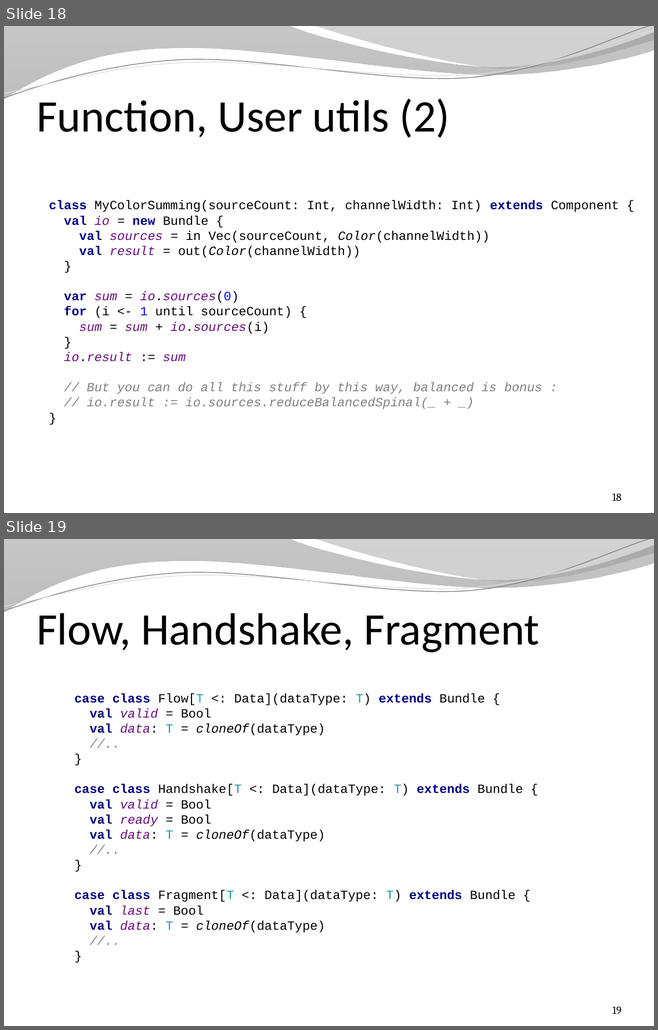
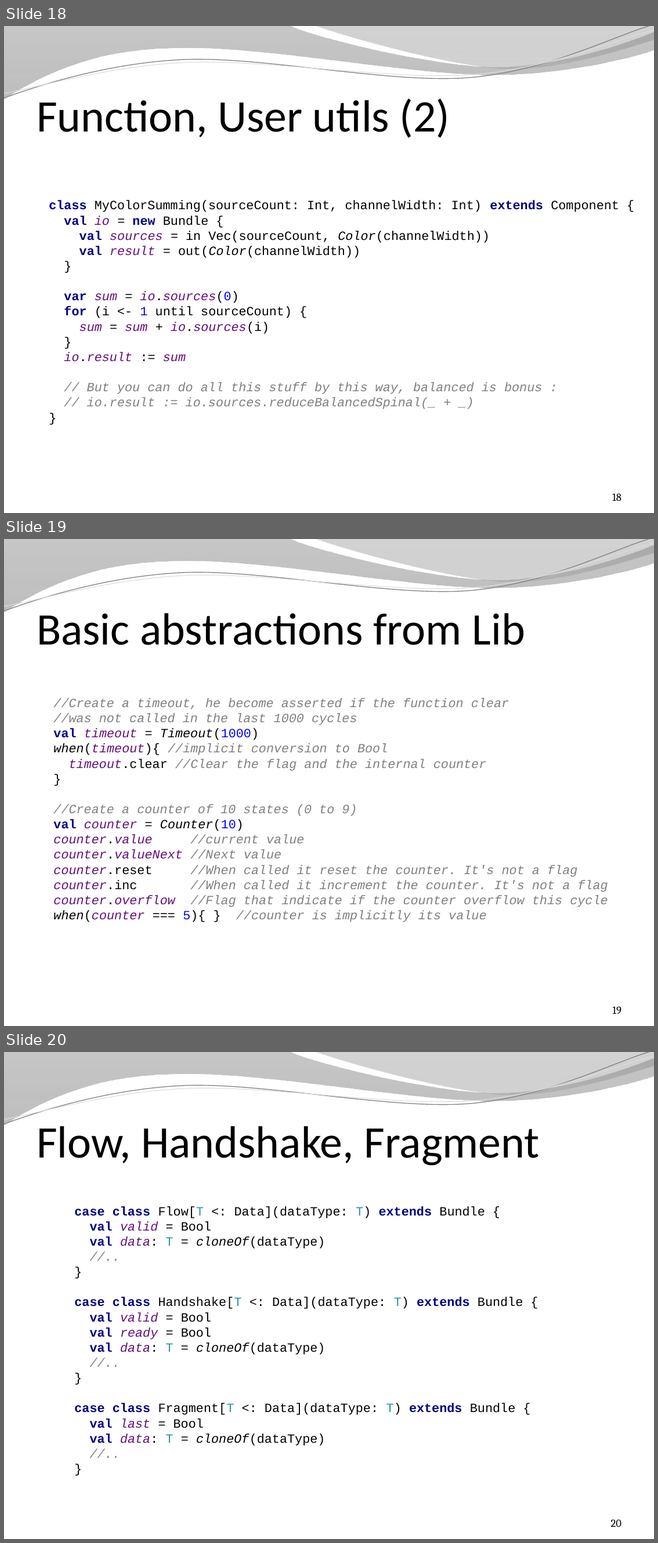
Before and after one commit to SpinalHDL/SpinalDoc, a slide deck: presentation/en/presentaion.pptx. Shown one above the other, each under a label of ours: slides 18 and 19 before the commit, slides 18, 19 and 20 after it. The pictures are 658x1030 and 658x1543 pixels, drawn with LibreOffice and Linux fonts; fonts in the diff are those of the drawing; background and template pictures are left out. Boxes give left, top, right and bottom in pixels: in the first picture for what was removed or moved away, otherwise in the second. Text is boxed around its words. In the diff, an @@ line names an element or a change of style, - is before the commit and + after.

Commit message:
add Timeout and counter

```diff
--- a/presentation/en/presentaion.pptx
+++ b/presentation/en/presentaion.pptx
@@ slide 19 added at (4, 539, 654, 1026), background picture (left out); not listed: 4 template elements that a slide beside it also shows @@
@@ title added at (36, 613, 525, 645), 50 pt, text #000000 @@
+Basic abstractions from Lib
@@ text added at (53, 698, 607, 922), 14 pt, text #808080, italic @@
+//Create a timeout, he become asserted if the function clear
+//was not called in the last 1000 cycles
+val timeout = Timeout(1000)
+when(timeout){ //implicit conversion to Bool
+timeout.clear //Clear the flag and the internal counter
+}
+//Create a counter of 10 states (0 to 9)
+val counter = Counter(10)
+counter.value //current value
+counter.valueNext //Next value
+counter.reset //When called it reset the counter. It's not a flag
+counter.inc //When called it increment the counter. It's not a flag
+counter.overflow //Flag that indicate if the counter overflow this cycle
+when(counter === 5){ } //counter is implicitly its value
@@ page number added at (612, 1006, 621, 1014), 12 pt, text #000000 @@
+19
@@ what was slide 19 is now slide 20 @@
@@ page number at (611, 1519, 621, 1527): text changed @@
-19
+20
```
Also in this commit, not shown: 1 slide changed, 1 other file.
